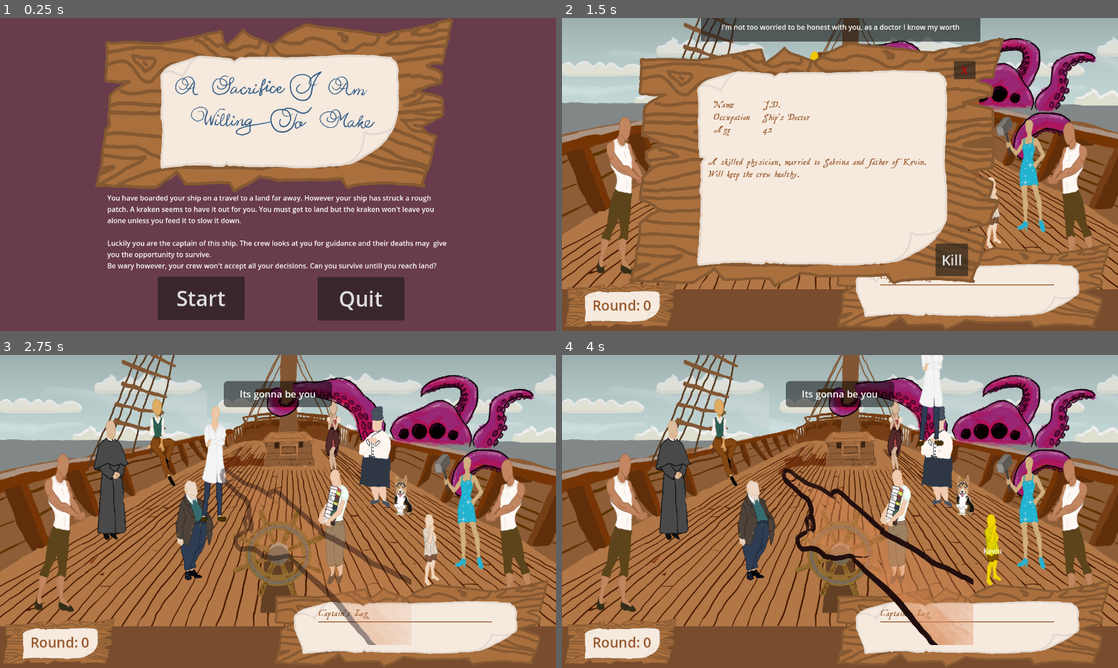
Above: before the commit, frames 1-4 (two rows, left to right).
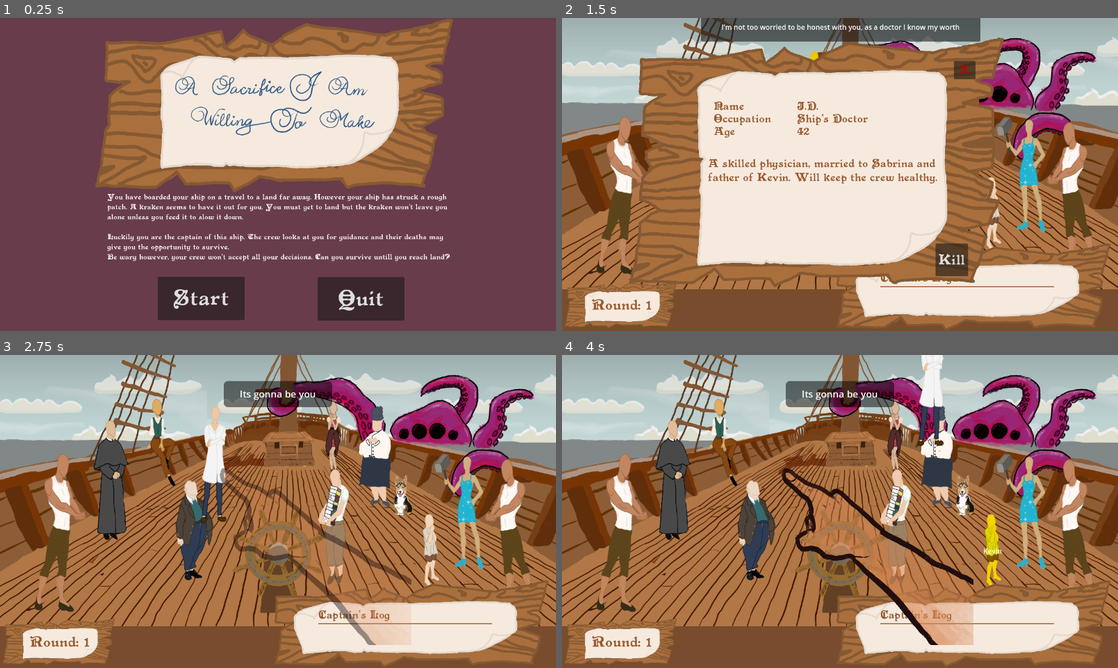
Above: after the commit, the same moments.

Repository: sajochems/Jamsepticeye
Game: Godot game, scene res://scenes/main.tscn
The game is run twice, just before and just after one commit, with the same random seed, the same clock (stepped at 60 frames per second) and the same inputs.
Inputs (mouse positions are in pixels of both pictures, inside the frame that each line leads up to):
- Up to frame 1 (0.25 s): no input
- Up to frame 2 (1.5 s): click "Start" at 0.5 s; tap Enter at 1.25 s; move the mouse to (812, 111) at 1.27 s; click (812, 111) at 1.42 s
- Up to frame 3 (2.75 s): click "Kill" at 2 s
- Up to frame 4 (4 s): move the mouse to (1017, 511) at 2.77 s; click (1017, 511) at 2.92 s; move the mouse to (995, 549) at 3.52 s; click (995, 549) at 3.67 s

The runs differ from the first frame. In frame 1, 4.6% of the frame differs, in the area x 19-81%, y 56-94%; in frame 2, 2.5%; in frame 3, 0.7%; in frame 4, 0.6%.

Commit message:
Added fonts everywhere and made the round counter tick with the captain's log

Diff:
--- a/assets/brown_normal_text.tres
+++ b/assets/brown_normal_text.tres
@@ -1,6 +1,6 @@
 [gd_resource type="LabelSettings" load_steps=2 format=3 uid="uid://veo07l5p14xt"]
 
-[ext_resource type="FontFile" uid="uid://6ienol2ld1u7" path="res://assets/treasure-map-deadhand-font/TreasureMapDeadhand-yLA3.ttf" id="1_0dbig"]
+[ext_resource type="FontFile" uid="uid://dajdjcpboafyk" path="res://assets/Primitive-4yGY.ttf" id="1_0dbig"]
 
 [resource]
 paragraph_spacing = 1.0
--- a/scenes/character_info_window.tscn
+++ b/scenes/character_info_window.tscn
@@ -1,9 +1,10 @@
-[gd_scene load_steps=5 format=3 uid="uid://dt3sc13gk1nww"]
+[gd_scene load_steps=6 format=3 uid="uid://dt3sc13gk1nww"]
 
 [ext_resource type="Script" uid="uid://d32qsw84hum8" path="res://scripts/character_info_window.gd" id="1_8r5yb"]
 [ext_resource type="StyleBox" uid="uid://chlwwfuceg0ds" path="res://assets/event_info_window.tres" id="2_3n0n8"]
 [ext_resource type="Texture2D" uid="uid://bavu6em0xil7c" path="res://assets/sprites/Sign.png" id="3_g0b2t"]
 [ext_resource type="LabelSettings" uid="uid://veo07l5p14xt" path="res://assets/brown_normal_text.tres" id="4_2hrhu"]
+[ext_resource type="FontFile" uid="uid://dajdjcpboafyk" path="res://assets/Primitive-4yGY.ttf" id="5_ntyn3"]
 
 [node name="CharacterInfoWindow" type="Control"]
 layout_mode = 3
@@ -34,10 +35,10 @@
 
 [node name="NameLabel" type="Label" parent="Panel"]
 layout_mode = 0
-offset_left = 142.0
+offset_left = 221.0
 offset_top = 29.0
-offset_right = 189.0
-offset_bottom = 52.0
+offset_right = 295.0
+offset_bottom = 58.0
 text = "Shrek"
 label_settings = ExtResource("4_2hrhu")
 
@@ -52,10 +53,10 @@
 
 [node name="OccupationLabel" type="Label" parent="Panel"]
 layout_mode = 0
-offset_left = 142.0
+offset_left = 221.0
 offset_top = 58.0
-offset_right = 231.0
-offset_bottom = 81.0
+offset_right = 353.0
+offset_bottom = 87.0
 text = "Occupation"
 label_settings = ExtResource("4_2hrhu")
 
@@ -70,10 +71,10 @@
 
 [node name="AgeLabel" type="Label" parent="Panel"]
 layout_mode = 0
-offset_left = 142.0
+offset_left = 221.0
 offset_top = 87.0
-offset_right = 182.0
-offset_bottom = 110.0
+offset_right = 261.0
+offset_bottom = 116.0
 text = "69"
 label_settings = ExtResource("4_2hrhu")
 
@@ -91,7 +92,7 @@
 offset_left = 16.0
 offset_top = 161.0
 offset_right = 552.0
-offset_bottom = 340.0
+offset_bottom = 483.0
 text = "Description: Lorem ipsum dolor sit amet, consectetur adipiscing elit.
 Phasellus ultricies vel enim at volutpat.
 Fusce sit amet magna gravida, suscipit purus finibus, varius arcu.
@@ -112,6 +113,7 @@
 offset_top = 521.56
 offset_right = 936.92
 offset_bottom = 596.56
+theme_override_fonts/font = ExtResource("5_ntyn3")
 theme_override_font_sizes/font_size = 32
 text = "Kill"
 
@@ -122,6 +124,7 @@
 offset_right = 632.0
 offset_bottom = -19.0
 theme_override_colors/font_color = Color(0.74902, 0, 0, 1)
+theme_override_fonts/font = ExtResource("5_ntyn3")
 theme_override_font_sizes/font_size = 24
 text = "X"
 
--- a/scenes/event_info_window.tscn
+++ b/scenes/event_info_window.tscn
@@ -1,10 +1,12 @@
-[gd_scene load_steps=5 format=3 uid="uid://xld7kxpusy1y"]
+[gd_scene load_steps=6 format=3 uid="uid://xld7kxpusy1y"]
 
 [ext_resource type="Script" uid="uid://bt68eekbmvbhv" path="res://scripts/event_info_window.gd" id="1_52jcs"]
 [ext_resource type="StyleBox" uid="uid://chlwwfuceg0ds" path="res://assets/event_info_window.tres" id="2_w1ndx"]
 [ext_resource type="Texture2D" uid="uid://bavu6em0xil7c" path="res://assets/sprites/Sign.png" id="3_86x38"]
+[ext_resource type="FontFile" uid="uid://dajdjcpboafyk" path="res://assets/Primitive-4yGY.ttf" id="4_b2f15"]
 
 [sub_resource type="LabelSettings" id="LabelSettings_w1ndx"]
+font = ExtResource("4_b2f15")
 font_size = 48
 font_color = Color(0.592157, 0.341176, 0.168627, 1)
 
@@ -64,6 +66,7 @@
 offset_bottom = -69.0
 grow_horizontal = 2
 grow_vertical = 0
+theme_override_fonts/font = ExtResource("4_b2f15")
 text = "Continue"
 
 [node name="ScrollContainer" type="ScrollContainer" parent="Panel"]
--- a/scenes/game_over_window.tscn
+++ b/scenes/game_over_window.tscn
@@ -1,19 +1,23 @@
-[gd_scene load_steps=8 format=3 uid="uid://bsekspsffcygf"]
+[gd_scene load_steps=9 format=3 uid="uid://bsekspsffcygf"]
 
 [ext_resource type="Script" uid="uid://dp72am537ko7a" path="res://scripts/game_over_window.gd" id="1_jcb1m"]
 [ext_resource type="Texture2D" uid="uid://yya3idqh1o0i" path="res://assets/sprites/Prettywoman.png" id="2_lciw2"]
 [ext_resource type="Texture2D" uid="uid://b7toyk12a1ll5" path="res://assets/sprites/Kraken.png" id="3_ngrav"]
+[ext_resource type="FontFile" uid="uid://dajdjcpboafyk" path="res://assets/Primitive-4yGY.ttf" id="4_ngrav"]
 
 [sub_resource type="StyleBoxFlat" id="StyleBoxFlat_17ttl"]
 bg_color = Color(0.107887, 0.227634, 0.464298, 1)
 
 [sub_resource type="LabelSettings" id="LabelSettings_en71h"]
+font = ExtResource("4_ngrav")
 font_size = 48
 
 [sub_resource type="LabelSettings" id="LabelSettings_32xbo"]
+font = ExtResource("4_ngrav")
 font_size = 32
 
 [sub_resource type="LabelSettings" id="LabelSettings_jcb1m"]
+font = ExtResource("4_ngrav")
 font_size = 24
 
 [node name="GameOverWindow" type="Control"]
@@ -115,4 +119,6 @@
 offset_bottom = -50.0
 grow_horizontal = 2
 grow_vertical = 0
+theme_override_fonts/font = ExtResource("4_ngrav")
+theme_override_font_sizes/font_size = 32
 text = "Restart"
--- a/scenes/game_won_window.tscn
+++ b/scenes/game_won_window.tscn
@@ -1,14 +1,24 @@
-[gd_scene load_steps=5 format=3 uid="uid://cm7ana525u3is"]
+[gd_scene load_steps=8 format=3 uid="uid://cm7ana525u3is"]
 
 [ext_resource type="Script" path="res://scripts/game_won.gd" id="1_dwa3i"]
 [ext_resource type="Texture2D" uid="uid://bleqkwgcqvt2e" path="res://assets/Victory_background.png" id="2_f5ydh"]
+[ext_resource type="FontFile" uid="uid://dajdjcpboafyk" path="res://assets/Primitive-4yGY.ttf" id="3_v4avr"]
 
 [sub_resource type="LabelSettings" id="LabelSettings_jcb1m"]
+font = ExtResource("3_v4avr")
 font_size = 24
 
 [sub_resource type="LabelSettings" id="LabelSettings_en71h"]
+font = ExtResource("3_v4avr")
 font_size = 48
 font_color = Color(0, 0, 0, 1)
+
+[sub_resource type="LabelSettings" id="LabelSettings_2w6fe"]
+font = ExtResource("3_v4avr")
+font_size = 19
+
+[sub_resource type="LabelSettings" id="LabelSettings_45nmd"]
+font = ExtResource("3_v4avr")
 
 [node name="GameWonWindow" type="Control"]
 layout_mode = 3
@@ -34,10 +44,10 @@
 anchor_top = 0.5
 anchor_right = 0.5
 anchor_bottom = 0.5
-offset_left = -400.0
-offset_top = -139.0
-offset_right = 400.0
-offset_bottom = 61.0
+offset_left = -634.0
+offset_top = -156.0
+offset_right = 166.0
+offset_bottom = 44.0
 grow_horizontal = 2
 grow_vertical = 2
 scale = Vector2(1.545, 1.545)
@@ -61,6 +71,7 @@
 offset_bottom = -59.0
 grow_horizontal = 2
 grow_vertical = 0
+theme_override_fonts/font = ExtResource("3_v4avr")
 theme_override_font_sizes/font_size = 32
 text = "Restart"
 
@@ -77,6 +88,7 @@
 offset_bottom = -59.0
 grow_horizontal = 2
 grow_vertical = 0
+theme_override_fonts/font = ExtResource("3_v4avr")
 theme_override_font_sizes/font_size = 32
 text = "Exit"
 
@@ -105,6 +117,7 @@
 offset_right = 266.75
 offset_bottom = 564.25
 text = "Wanna try again?"
+label_settings = SubResource("LabelSettings_2w6fe")
 horizontal_alignment = 1
 
 [node name="Label2" type="Label" parent="Panel"]
@@ -118,6 +131,7 @@
 offset_bottom = 591.25
 text = "Had your fill of the
 stormy seas for one day? "
+label_settings = SubResource("LabelSettings_45nmd")
 
 [node name="Characters" type="Label" parent="Panel"]
 layout_mode = 0
--- a/scenes/main.tscn
+++ b/scenes/main.tscn
@@ -16,8 +16,10 @@
 [ext_resource type="PackedScene" uid="uid://4owixrdxkxv1" path="res://scenes/main_menu_window.tscn" id="7_o6xl0"]
 [ext_resource type="Texture2D" uid="uid://b5s8yemvv8suo" path="res://assets/sprites/Vertical_sign.PNG" id="9_trceg"]
 [ext_resource type="Texture2D" uid="uid://cagxnryquohnv" path="res://assets/sprites/long_sign.PNG" id="10_a8y0u"]
+[ext_resource type="FontFile" uid="uid://dajdjcpboafyk" path="res://assets/Primitive-4yGY.ttf" id="12_muem4"]
 
 [sub_resource type="LabelSettings" id="LabelSettings_jyhfs"]
+font = ExtResource("12_muem4")
 font_size = 32
 font_color = Color(0.592157, 0.341176, 0.168627, 1)
 
--- a/scenes/main_menu_window.tscn
+++ b/scenes/main_menu_window.tscn
@@ -1,10 +1,14 @@
-[gd_scene load_steps=4 format=3 uid="uid://4owixrdxkxv1"]
+[gd_scene load_steps=6 format=3 uid="uid://4owixrdxkxv1"]
 
 [ext_resource type="Script" uid="uid://hrxct3ojc44e" path="res://scripts/main_menu_window.gd" id="1_cy23x"]
 [ext_resource type="Texture2D" uid="uid://b0wt63t66of53" path="res://assets/Main_menu.png" id="2_onu3a"]
+[ext_resource type="FontFile" uid="uid://dajdjcpboafyk" path="res://assets/Primitive-4yGY.ttf" id="3_d2q8u"]
 
 [sub_resource type="StyleBoxFlat" id="StyleBoxFlat_cy23x"]
 bg_color = Color(0.407843, 0.235294, 0.294118, 1)
+
+[sub_resource type="LabelSettings" id="LabelSettings_d2q8u"]
+font = ExtResource("3_d2q8u")
 
 [node name="MainMenuWindow" type="Control"]
 layout_mode = 3
@@ -32,6 +36,7 @@
 offset_top = 595.0
 offset_right = 563.0
 offset_bottom = 695.0
+theme_override_fonts/font = ExtResource("3_d2q8u")
 theme_override_font_sizes/font_size = 48
 text = "Start"
 
@@ -41,6 +46,7 @@
 offset_top = 596.0
 offset_right = 931.0
 offset_bottom = 696.0
+theme_override_fonts/font = ExtResource("3_d2q8u")
 theme_override_font_sizes/font_size = 48
 text = "Quit"
 
@@ -54,4 +60,5 @@
 
 Luckily you are the captain of this ship. The crew looks at you for guidance and their deaths may  give you the opportunity to survive.
 Be wary however, your crew won't accept all your decisions. Can you survive untill you reach land?"
+label_settings = SubResource("LabelSettings_d2q8u")
 autowrap_mode = 3
--- a/scripts/main.gd
+++ b/scripts/main.gd
@@ -182,7 +182,7 @@
 	game_won_window.show_game_won(characters)
 
 func update_round_label():
-	round_label.text = "Round: %d" % round
+	round_label.text = "Round: %d" % (round + 1)
 
 func add_log(msg: String):
 	var label = Label.new()
Binary file added: assets/Primitive-4yGY.ttf
Not shown, added: assets/Primitive-4yGY.ttf.import
Not shown: 1 places in scenes/main.tscn that only renumber resources
